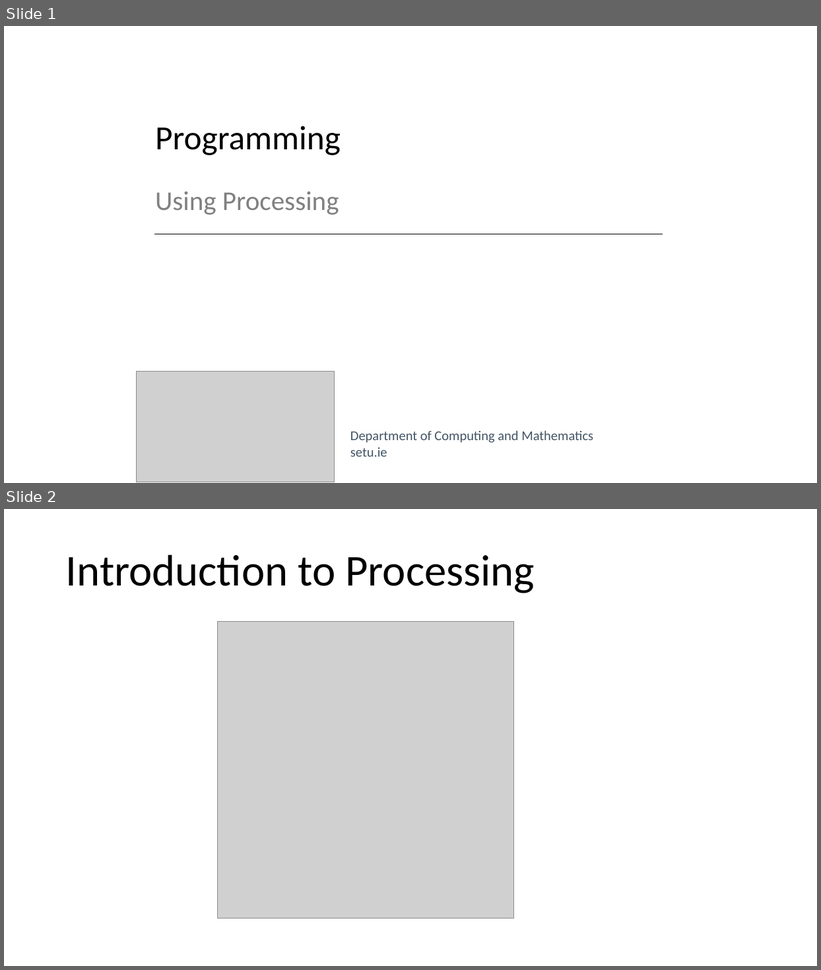
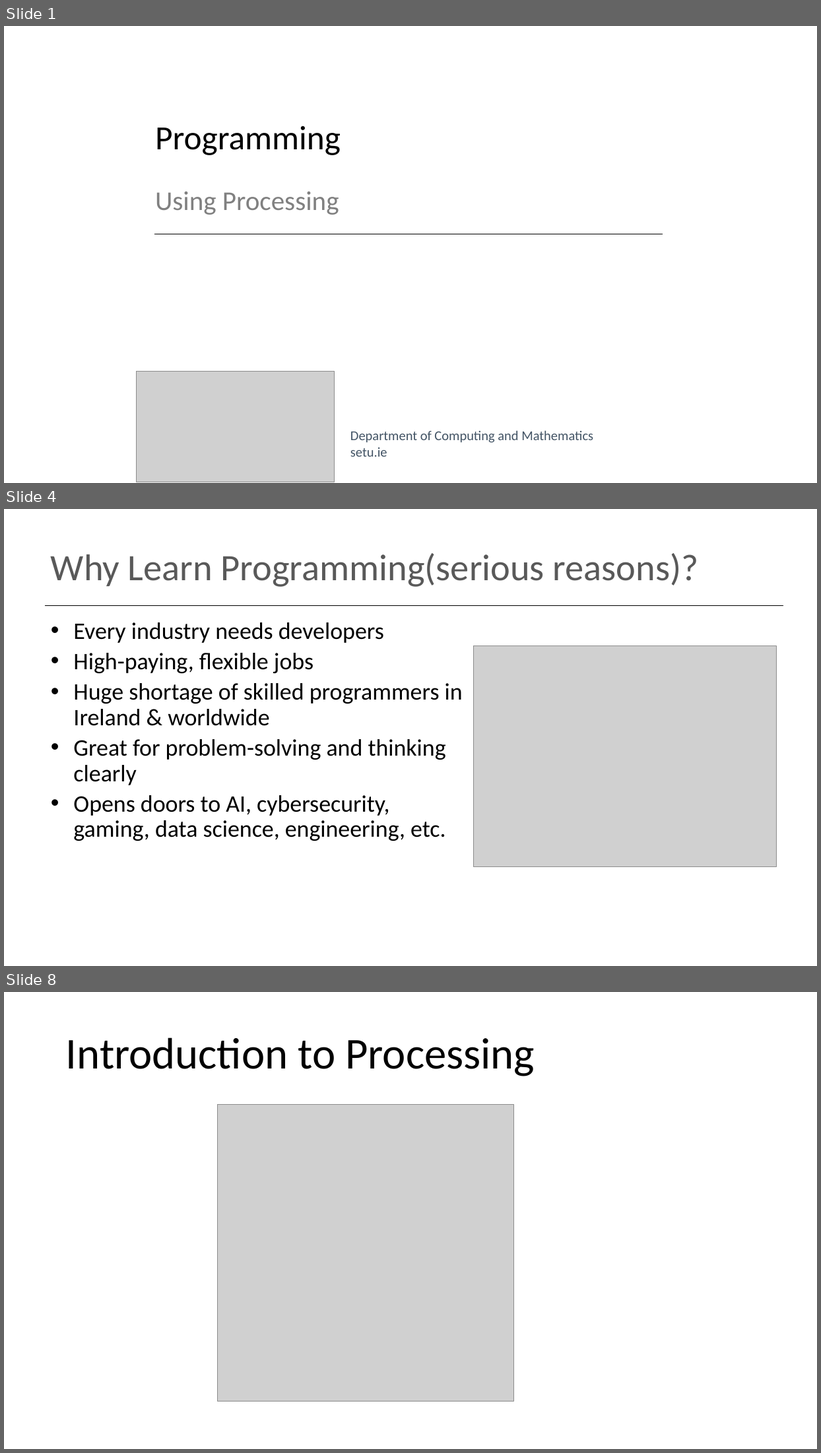
Before and after one commit to SPowerRoche/TryComputingSETU, a slide deck: topic00-processing/talk-1/a-intro-to-programming.pptx. Shown one above the other, each under a label of ours: slides 1 and 2 before the commit, slides 1, 4 and 8 after it; the slides between them are not shown. The pictures are 821x970 and 821x1453 pixels, drawn with LibreOffice and Linux fonts; fonts in the diff are those of the drawing; grey boxes stand for pictures. Boxes give left, top, right and bottom in pixels: in the first picture for what was removed or moved away, otherwise in the second. Text is boxed around its words. In the diff, an @@ line names an element or a change of style, - is before the commit and + after.

```diff
--- a/topic00-processing/talk-1/a-intro-to-programming.pptx
+++ b/topic00-processing/talk-1/a-intro-to-programming.pptx
@@ slide 4 added at box(4, 509, 817, 966), background #FFFFFF @@
@@ title added at box(51, 553, 699, 587), 44 pt, text #595959 @@
+Why Learn Programming(serious reasons)?
@@ line added from (45, 605) to (783, 605), #000000 1 pt @@
@@ text added at box(73, 623, 463, 841), 28 pt, text #000000 @@
+• Every industry needs developers
+• High-paying, flexible jobs
+• Huge shortage of skilled programmers in Ireland & worldwide
+• Great for problem-solving and thinking clearly
+• Opens doors to AI, cybersecurity, gaming, data science, engineering, etc.
@@ picture added at box(474, 646, 776, 867) @@
@@ what was slide 2 is now slide 8 @@
```
Also in this commit, not shown: 1 slide changed, 5 other slides added, 4 slides removed, 6 other files.
